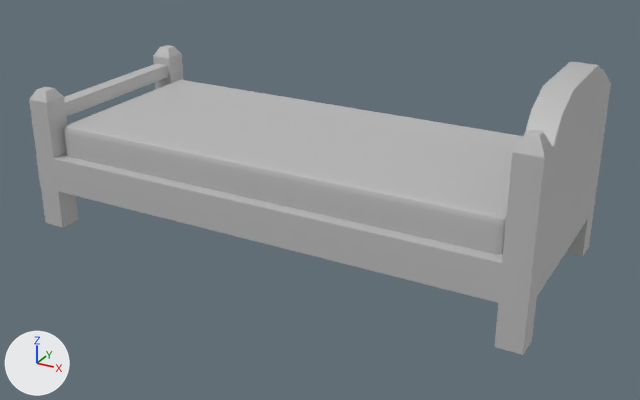
Before and after pictures for a commit that changed the FBX model tidyingup/Assets/FBX Models/bed.fbx.
Both versions are drawn from a camera (50 mm lens) standing at (0.0648, -0.1142, 0.0594) and looking at (0.0033, -0.0024, 0.0035). The axes (+X, +Y, +Z) are drawn at lower left. The lights are the same throughout. Where no turn or scale is listed for an object, it has been applied to the vertices.

Script lines for the objects in view, before the commit:
```python
me_mesh = bpy.data.meshes.new('Mesh')
me_mesh.from_pydata(...)  # 600 vertices, 582 faces; spans x -0.0413..0.0413, y -0.0176..0.0176, z -0.0162..0.0162
# faces by material slot: [54, 528]
me_mesh.materials.append(mat_lambert2)  # grey #bcbcbc
me_mesh.materials.append(mat_lambert1)  # grey #bcbcbc
ob_pcube5 = bpy.data.objects.new('pCube5', me_mesh)
ob_pcube5.location = (0.0, 0.0, 0.0118)
```
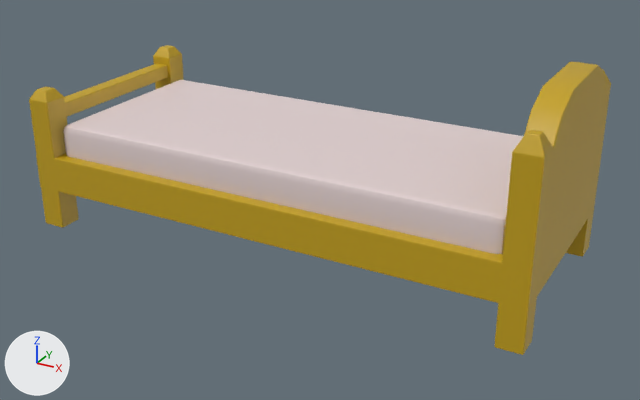
Diff of the bpy script that builds the scene:
```diff
--- a/tidyingup/Assets/FBX Models/bed.fbx.py
+++ b/tidyingup/Assets/FBX Models/bed.fbx.py
@@ mat_bed_mattress_material @@
+mat_bed_mattress_material = principled_material('Bed_Mattress_Material')
+mat_bed_mattress_material.base_color = (0.77, 0.648, 0.648)  # light grey #e3d3d3
@@ mat_bedframe_material @@
+mat_bedframe_material = principled_material('BedFrame_Material')
+mat_bedframe_material.base_color = (0.555, 0.359, 0.00722)  # yellow #c4a214
@@ me_mesh @@
 me_mesh.from_pydata(...)  # 600 vertices, 582 faces; spans x -0.0413..0.0413, y -0.0176..0.0176, z -0.0162..0.0162
 # used by ob_pcube5; location = (0.0, 0.0, 0.0118)
+# me_mesh part 1: 16 of the faces centred in x -0.037..-0.0361, y -0.0157..0.0157, z -0.0046..0.0013 switch from mat_lambert2 (grey #bcbcbc) to mat_bed_mattress_material (light grey #e3d2d2)
+# me_mesh part 2: 15 of the faces centred in x 0.0361..0.0368, y -0.0157..0.0157, z -0.0046..0.0013 switch from mat_lambert2 (grey #bcbcbc) to mat_bed_mattress_material (light grey #e3d2d2)
+# me_mesh part 3: 12 of the faces centred in x 0.0, y -0.0158..0.0158, z -0.0048..0.0015 switch from mat_lambert2 (grey #bcbcbc) to mat_bed_mattress_material (light grey #e3d2d2)
+# me_mesh part 4: all 528 faces that had it switch from mat_lambert1 (grey #bcbcbc) to mat_bedframe_material (yellow #c4a214)
```

Where the change shows, as pixel boxes [x1, y1, x2, y2] in the pictures (640 x 400 px):
part 1 of me_mesh, recoloured: [64, 80, 179, 156] in both
part 2 of me_mesh, recoloured: [494, 205, 507, 254] in both
part 3 of me_mesh, recoloured (grey to white): [66, 80, 524, 254] in both
part 4 of me_mesh, recoloured (grey to yellow): [29, 45, 611, 355] in both
